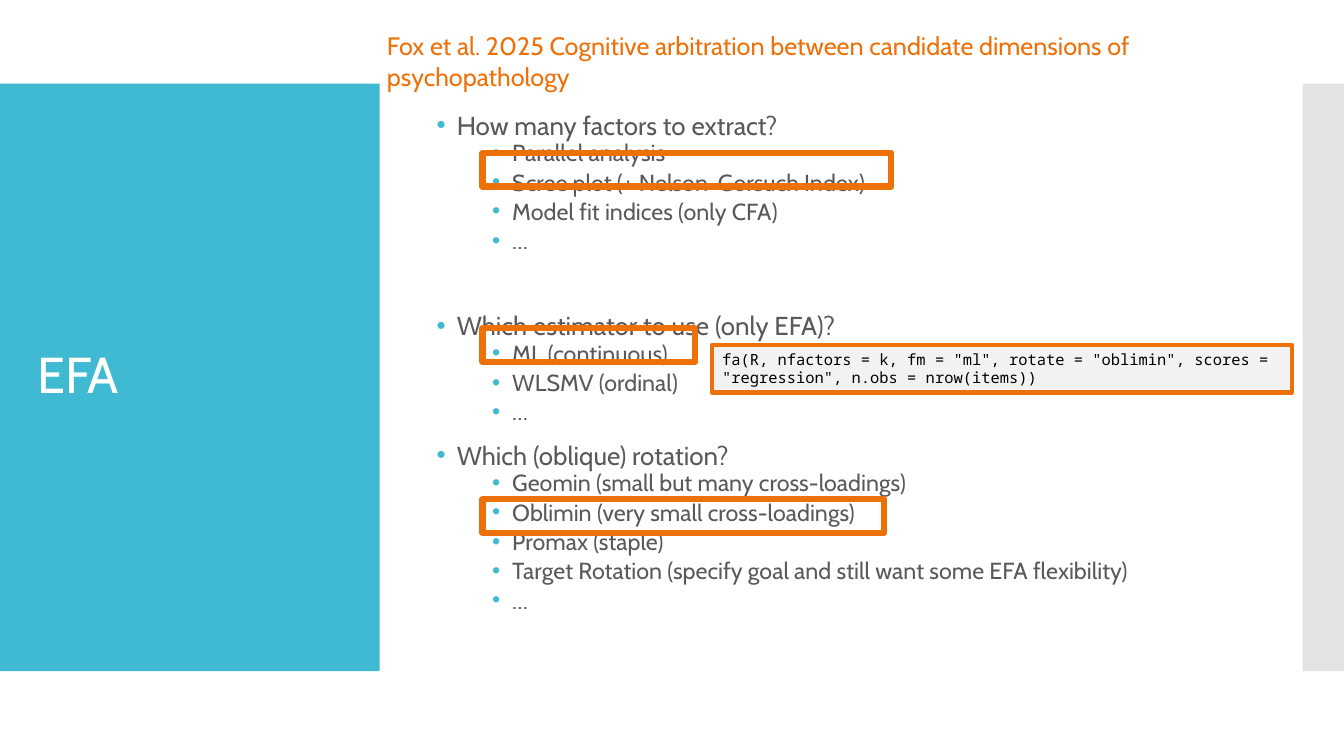
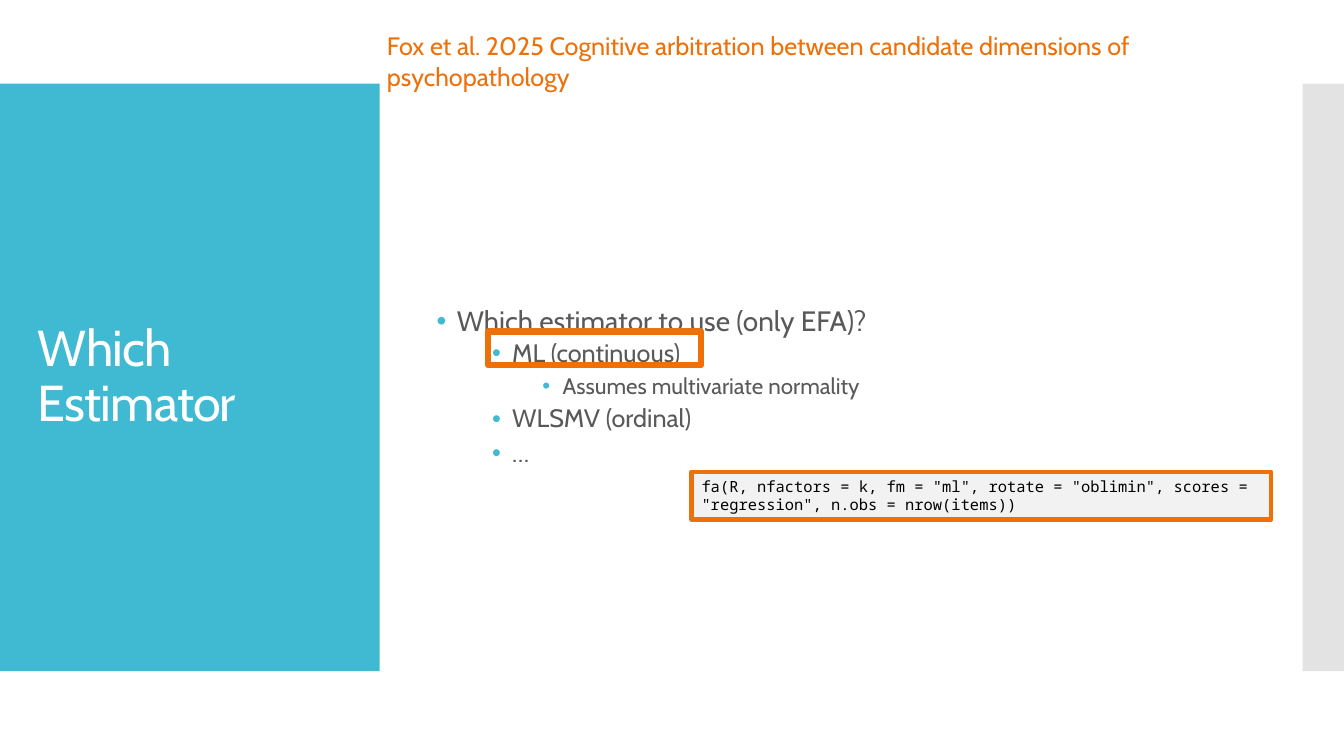
Before and after one commit to SaWilk/Clinical_Backbone_RU5389, a slide deck: slide 9 of information/Factor Analysis.pptx (slide 3 before the commit). Drawn at 1344x756 pixels with LibreOffice and Linux fonts; fonts in the diff are those of the drawing. Boxes give left, top, right and bottom in pixels: in the first picture for what was removed or moved away, otherwise in the second. Text is boxed around its words. In the diff, an @@ line names an element or a change of style, - is before the commit and + after.

Commit message:
EFA almsot done
need to check other facot solutions still...

```diff
--- a/information/Factor Analysis.pptx
+++ b/information/Factor Analysis.pptx
@@ text at box(457, 115, 865, 226): paragraphs removed @@
-• How many factors to extract?
-  • Parallel analysis
-  • Scree plot (+ Nelson-Gorsuch Index)
-  • Model fit indices (only CFA)
-  • …
@@ rectangle removed at box(483, 153, 892, 187) @@
@@ title at box(38, 328, 236, 422): text changed @@
-EFA
+Which Estimator
@@ text at box(457, 310, 867, 431): size 18.5 to 20 pt in "Which estimator to use (only EFA)?"; size 16.6 to 18 pt in "ML (continuous)", "WLSMV (ordinal)", "…"; line spacing 0.8 to 0.9 @@
@@ rectangle: place and size @@
-rectangle at box(483, 329, 696, 362)
+rectangle at box(488, 332, 701, 365)
@@ text at box(563, 377, 859, 400): paragraph added @@
+    • Assumes multivariate normality
@@ text at box(457, 445, 1127, 585): paragraphs removed @@
-• Which (oblique) rotation?
-  • Geomin (small but many cross-loadings)
-  • Oblimin (very small cross-loadings)
-  • Promax (staple)
-  • Target Rotation (specify goal and still want some EFA flexibility)
-  • …
@@ rectangle "fa(R, nfactors = k, fm ...": place and size @@
-rectangle "fa(R, nfactors = k, fm ..." at box(712, 345, 1292, 392)
+rectangle "fa(R, nfactors = k, fm ..." at box(692, 472, 1271, 519)
@@ rectangle removed at box(483, 499, 884, 532) @@
```
Also in this commit, not shown: 2 other slides changed, 10 slides added, 15 other files.
